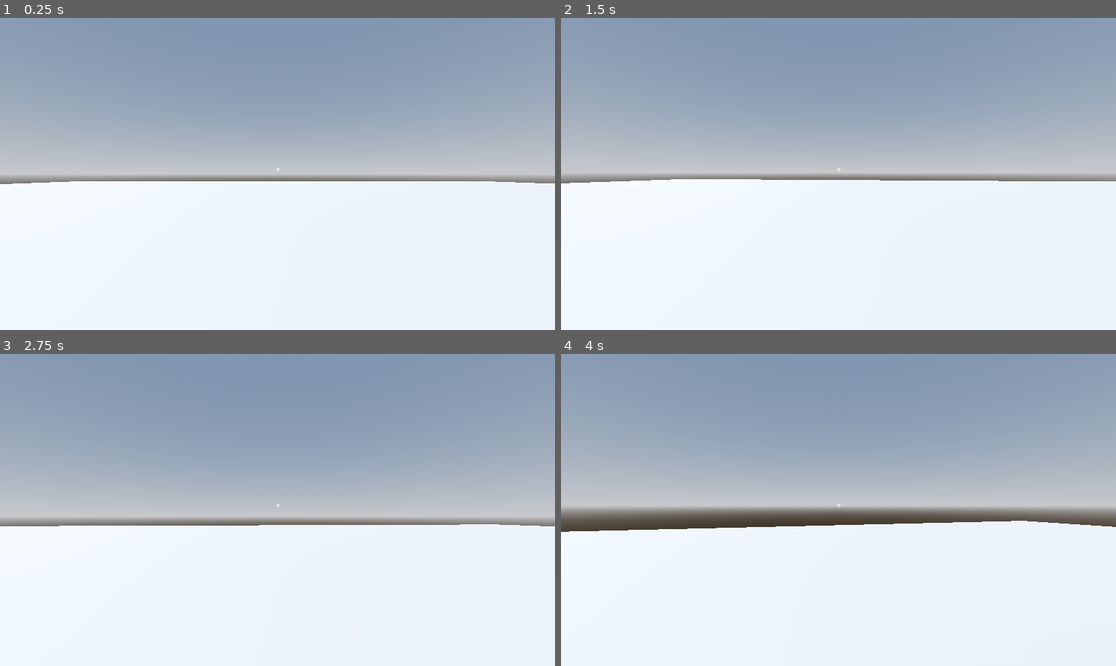
Above: before the commit, frames 1-4 (two rows, left to right).
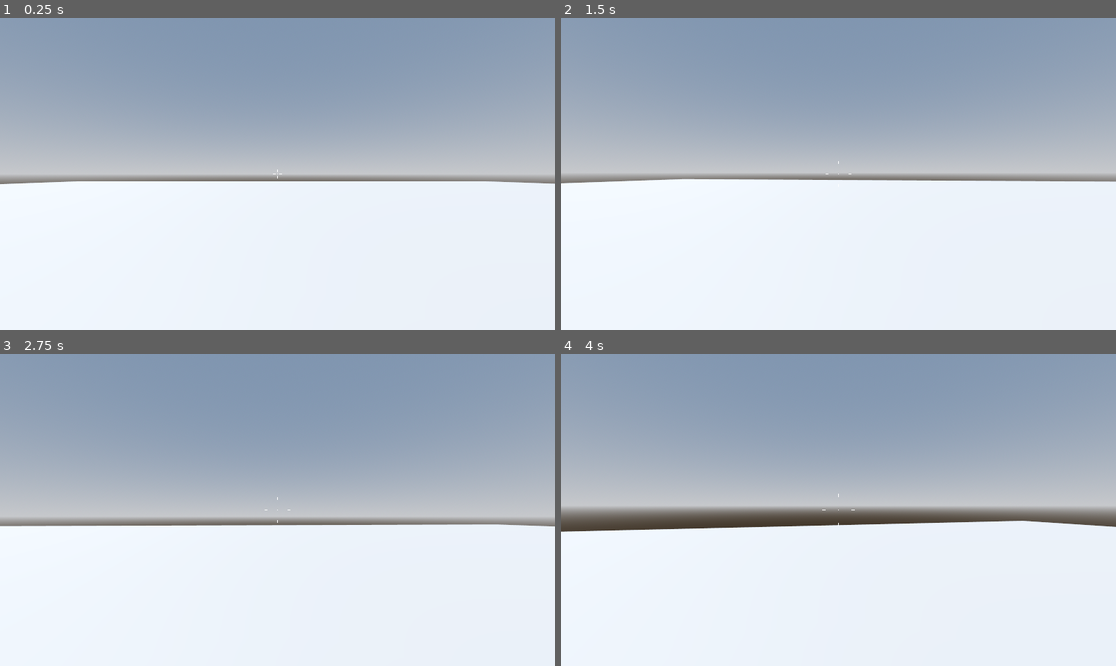
Above: after the commit, the same moments.

Repository: Vetherion/Vetherion
Game: Godot game, scene res://Scenes/3D_Level.tscn
Two runs of this game, one before a commit and one after it. Both use one fixed random seed, a clock stepped at 60 frames per second and the inputs below.
Inputs (mouse positions are in pixels of both pictures, inside the frame that each line leads up to):
- Up to frame 1 (0.25 s): no input
- Up to frame 2 (1.5 s): tap Enter (ui_accept) at 0.5, 0.77 s; move the mouse to (866, 174) at 0.52 s; hold W (move_forward) from 0.53 s (still down); click (866, 174) at 0.6 s; move the mouse to (810, 174) at 1.27 s; click (810, 174) at 1.35 s
- Up to frame 3 (2.75 s): keep holding W (move_forward); tap Enter (ui_accept) at 1.52 s; move the mouse to (288, 503) at 2.02 s; hold 6 (six) from 2.03 s (still down); click (288, 503) at 2.3 s
- Up to frame 4 (4 s): keep holding W (move_forward); tap Enter (ui_accept) at 2.75, 3.02, 3.77 s; move the mouse to (832, 516) at 2.77 s; release 6 (six) at 2.78 s; tap Shift (sprint) at 2.85 s; click (832, 516) at 3.05 s; move the mouse to (877, 513) at 3.52 s; click (877, 513) at 3.6 s

The runs differ from the first frame. In frame 1, less than 0.1% of the frame differs, in the area x 0-100%, y 47-54%; in frame 2, 0.1%; in frame 3, 0.2%; in frame 4, 0.2%, in the area x 0-100%, y 44-58%.

Commit message:
Add crosshair

Diff:
--- a/Scenes/3D_Level.tscn
+++ b/Scenes/3D_Level.tscn
@@ -40,4 +40,4 @@
 shape = SubResource("ConvexPolygonShape3D_t22s1")
 
 [node name="player" parent="." instance=ExtResource("1_m4hl5")]
-transform = Transform3D(-4.37114e-08, 0, -1, 0, 1, 0, 1, 0, -4.37114e-08, -0.204, 0.951694, -1.222)
+transform = Transform3D(-4.37114e-08, 0, -1, 0, 1, 0, 1, 0, -4.37114e-08, -0.204, 1.53867, -1.222)
--- a/Scenes/player.tscn
+++ b/Scenes/player.tscn
@@ -1,6 +1,7 @@
-[gd_scene load_steps=5 format=3 uid="uid://dhjrc28o432pk"]
+[gd_scene load_steps=6 format=3 uid="uid://dhjrc28o432pk"]
 
 [ext_resource type="Script" path="res://Scripts/player.gd" id="1_cbo13"]
+[ext_resource type="Script" path="res://Scripts/reticle.gd" id="2_77glr"]
 
 [sub_resource type="StandardMaterial3D" id="StandardMaterial3D_oi0i1"]
 
@@ -10,6 +11,7 @@
 [sub_resource type="CapsuleShape3D" id="CapsuleShape3D_bceq4"]
 
 [node name="player" type="CharacterBody3D"]
+transform = Transform3D(1, 0, 0, 0, 1, 0, 0, 0, 1, 0, 1.54555, 0)
 script = ExtResource("1_cbo13")
 
 [node name="MeshInstance3D" type="MeshInstance3D" parent="."]
@@ -25,14 +27,41 @@
 unique_name_in_owner = true
 transform = Transform3D(1, 0, 0, 0, 1, 0, 0, 0, 1, 0, 0.643932, 0)
 
-[node name="Sprite3D" type="Sprite3D" parent="."]
+[node name="UserInterface" type="Control" parent="."]
+layout_mode = 3
+anchors_preset = 15
+anchor_right = 1.0
+anchor_bottom = 1.0
+grow_horizontal = 2
+grow_vertical = 2
+mouse_filter = 1
 
-[node name="Label" type="Label" parent="Sprite3D"]
-offset_left = 926.0
-offset_top = 504.0
-offset_right = 966.0
-offset_bottom = 527.0
-scale = Vector2(1.81845, 1.73049)
-text = "+"
-horizontal_alignment = 1
-vertical_alignment = 1
+[node name="Reticle" type="CenterContainer" parent="UserInterface" node_paths=PackedStringArray("RETICLE_LINES", "PLAYER_CONTROLLER")]
+layout_mode = 1
+anchors_preset = 8
+anchor_left = 0.5
+anchor_top = 0.5
+anchor_right = 0.5
+anchor_bottom = 0.5
+grow_horizontal = 2
+grow_vertical = 2
+script = ExtResource("2_77glr")
+RETICLE_LINES = [NodePath("Top"), NodePath("Right"), NodePath("Bottom"), NodePath("Left")]
+PLAYER_CONTROLLER = NodePath("../..")
+RETICLE_DISTANCE = 6.0
+
+[node name="Top" type="Line2D" parent="UserInterface/Reticle"]
+points = PackedVector2Array(0, -5, 0, -15)
+width = 2.0
+
+[node name="Right" type="Line2D" parent="UserInterface/Reticle"]
+points = PackedVector2Array(5, 0, 15, 0)
+width = 2.0
+
+[node name="Bottom" type="Line2D" parent="UserInterface/Reticle"]
+points = PackedVector2Array(0, 5, 0, 15)
+width = 2.0
+
+[node name="Left" type="Line2D" parent="UserInterface/Reticle"]
+points = PackedVector2Array(-5, 0, -15, 0)
+width = 2.0
--- a/Scripts/player.gd
+++ b/Scripts/player.gd
@@ -11,18 +11,17 @@
 
 @onready var camera_pivot: Node3D = %CameraPivot
 @onready var camera_3d: Camera3D = %Camera3D
-@onready var gun_barrel = $CameraPivot/Rifle/RayCast3D
-@onready var anim_player = $CameraPivot/Rifle/AnimationPlayer
 
 #stamina variables
 var SPRINT_SPEED = 8.0
 var WALK_SPEED = 5.0
 var stamina = 100
-
+#head movement variables
 const char_FREQ = 2.0
 const char_AMP = 0.08
 var t_char = 0.0
-func _ready() -> void:
+
+func _ready() -> void: #Start the game by capturing the mouse
 	Input.mouse_mode = Input.MOUSE_MODE_CAPTURED
 
 func _input(event: InputEvent) -> void:
@@ -32,13 +31,12 @@
 		Input.mouse_mode = Input.MOUSE_MODE_VISIBLE #now you cant use your mouse
 
 func _unhandled_input(event: InputEvent) -> void:
-
+	# Set camera_input_direction
 	var is_camera_motion := (event is InputEventMouseMotion and Input.get_mouse_mode() == Input.MOUSE_MODE_CAPTURED)
 	if is_camera_motion:
 		camera_input_direction = event.screen_relative * mouse_sensitivity
 
 func _physics_process(delta: float) -> void:
-
 	# Handle sprint
 	if Input.is_action_pressed("sprint") and stamina >= 75:
 		move_speed = SPRINT_SPEED
@@ -47,14 +45,15 @@
 		move_speed = WALK_SPEED
 		stamina += 2.0 * delta
 		stamina = clamp(stamina, 0, 100)
-
-
+	# Set camera angle by using camera_input_direction
 	camera_pivot.rotation.x -= camera_input_direction.y * delta
 	camera_pivot.rotation.x = clamp(camera_pivot.rotation.x, -PI / 3.0, PI / 1.5) #Limit for Vision Rotate
 	camera_pivot.rotation.y -= camera_input_direction.x * delta
 
 	camera_input_direction = Vector2.ZERO
 
+	if Input.is_action_just_pressed("left_click"):
+		pass
 	# Handle jump.
 	if Input.is_action_just_pressed("ui_accept") and is_on_floor():
 		velocity.y = JUMP_VELOCITY
@@ -76,6 +75,7 @@
 	# Head char
 	t_char += delta * velocity.length() * float(is_on_floor())
 	camera_3d.transform.origin = _headchar(t_char)
+
 	move_and_slide()
 func _headchar(time) -> Vector3:
 	var pos = Vector3.ZERO
--- /dev/null
+++ b/Scripts/reticle.gd
@@ -0,0 +1,30 @@
+extends CenterContainer
+
+@export var RETICLE_LINES : Array[Line2D]
+@export var PLAYER_CONTROLLER : CharacterBody3D
+@export var RETICLE_SPEED : float = 0.25
+@export var RETICLE_DISTANCE : float = 2.0
+@export var DOT_RADIUS : float = 1.0
+@export var DOT_COLOR : Color = Color.WHITE
+
+
+func _ready() -> void:
+	queue_redraw()
+
+func _process(delta):
+	adjust_rectile_lines()
+
+func _draw():
+	draw_circle(Vector2(0,0),DOT_RADIUS,DOT_COLOR)
+
+func adjust_rectile_lines():
+	var vel = PLAYER_CONTROLLER.get_real_velocity()
+	var origin = Vector3(0,0,0)
+	var pos = Vector2(0,0)
+	var speed = origin.distance_to(vel)
+
+#Adjust Reticle Line Position
+	RETICLE_LINES[0].position = lerp(RETICLE_LINES[0].position, pos + Vector2(0, -speed * RETICLE_DISTANCE), RETICLE_SPEED)
+	RETICLE_LINES[1].position = lerp(RETICLE_LINES[1].position, pos + Vector2(speed * RETICLE_DISTANCE, 0), RETICLE_SPEED)
+	RETICLE_LINES[2].position = lerp(RETICLE_LINES[2].position, pos + Vector2(0, speed * RETICLE_DISTANCE), RETICLE_SPEED)
+	RETICLE_LINES[3].position = lerp(RETICLE_LINES[3].position, pos + Vector2(-speed * RETICLE_DISTANCE, 0), RETICLE_SPEED)
--- a/project.godot
+++ b/project.godot
@@ -57,3 +57,11 @@
 "events": [Object(InputEventKey,"resource_local_to_scene":false,"resource_name":"","device":-1,"window_id":0,"alt_press …(195 unchanged characters)…
 ]
 }
+
+[rendering]
+
+anti_aliasing/quality/msaa_2d=3
+anti_aliasing/quality/msaa_3d=3
+viewport/hdr_2d=true
+anti_aliasing/quality/screen_space_aa=1
+anti_aliasing/quality/use_taa=true
